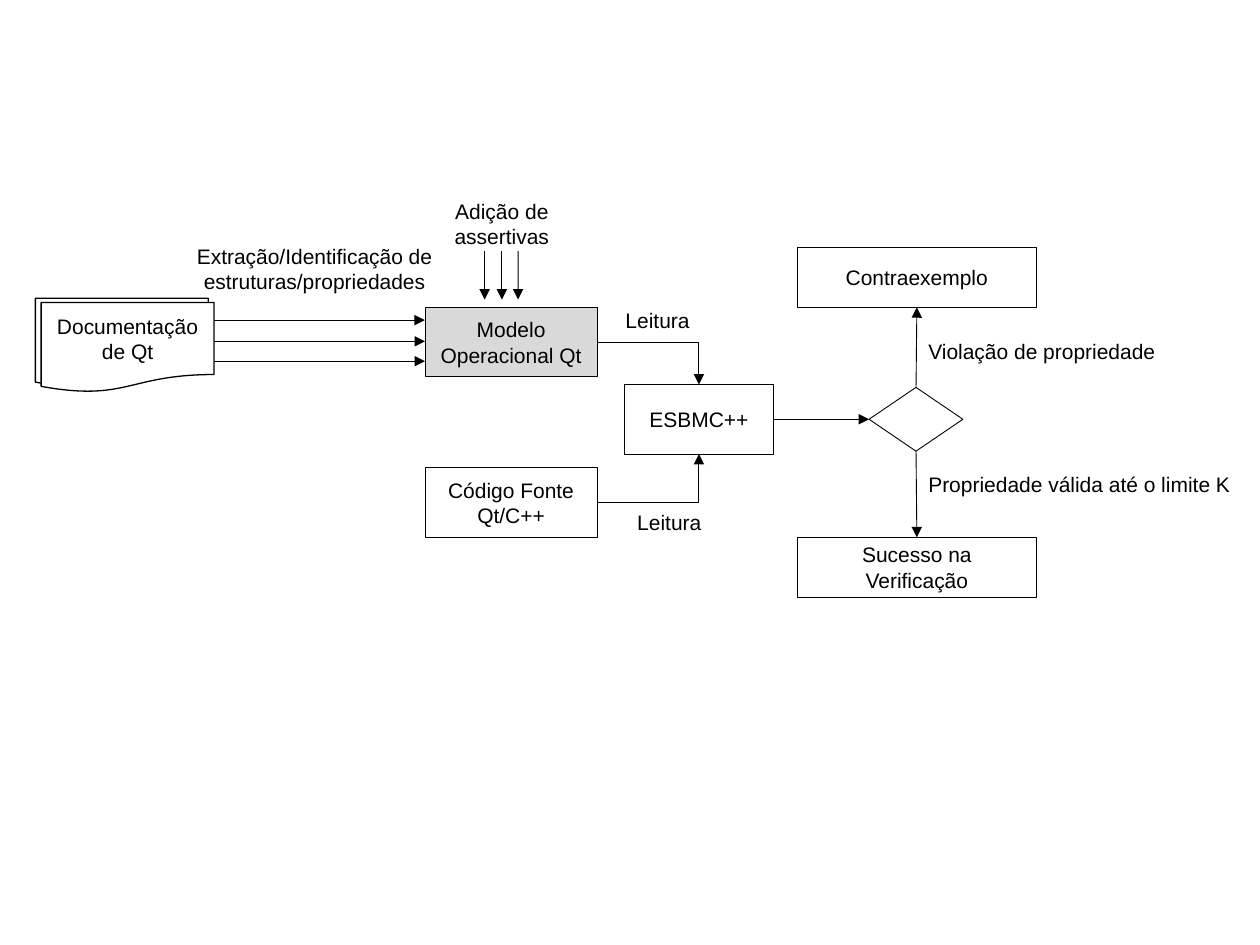
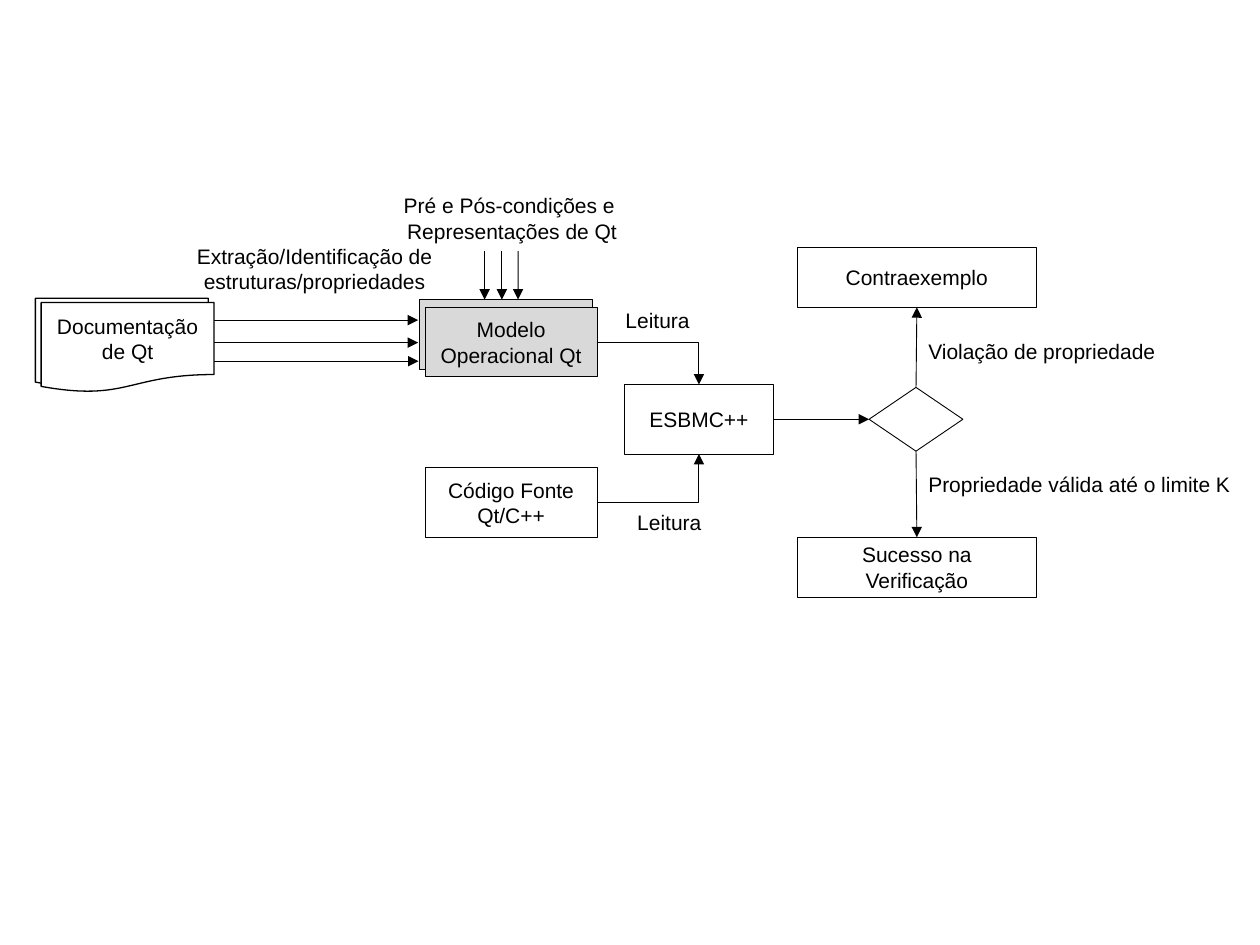
Before and after one commit to marioangel/Dissertacao_QtOm, a slide deck: slide 1 of figuras/Fig2.pptx. Drawn at 1260x945 pixels with LibreOffice and Linux fonts; fonts in the diff are those of the drawing. Boxes give left, top, right and bottom in pixels: in the first picture for what was removed or moved away, otherwise in the second. Text is boxed around its words. In the diff, an @@ line names an element or a change of style, - is before the commit and + after.

```diff
--- a/figuras/Fig2.pptx
+++ b/figuras/Fig2.pptx
@@ text at [404, 197, 617, 243]: text changed @@
-Adição de assertivas
+Pré e Pós-condições e
+Representações de Qt
@@ arrow moved from (214, 320) - (425, 320) to (214, 320) - (418, 320) @@
@@ rectangle added at [420, 300, 592, 369], fill #D9D9D9, outline #000000 0.5 pt @@
@@ arrow moved from (214, 341) - (425, 341) to (213, 343) - (418, 343) @@
@@ arrow moved from (214, 362) - (425, 362) to (214, 362) - (418, 362) @@
```
Also in this commit, not shown: 3 other files.
